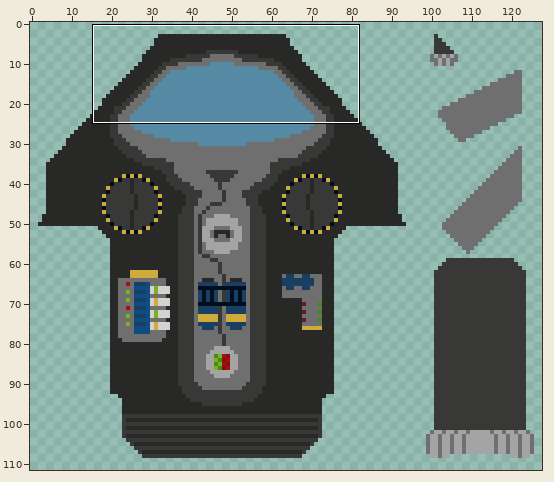
Two versions of one sprite sheet, Assets/Ships/NorikerMKI/NorikerMKI.png. Above, an overview of the earlier version with the close-up marked.
Close-up. As it was:
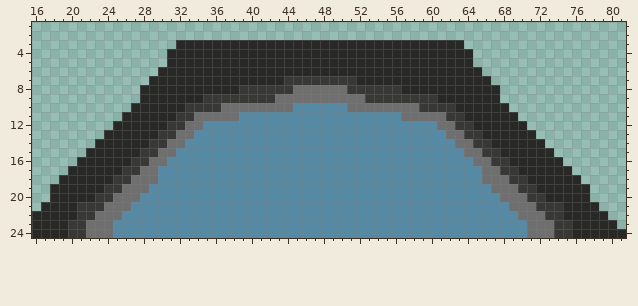
The file is 128x112 pixels. Shown: x 16..81, y 1..24.
Now the later version:
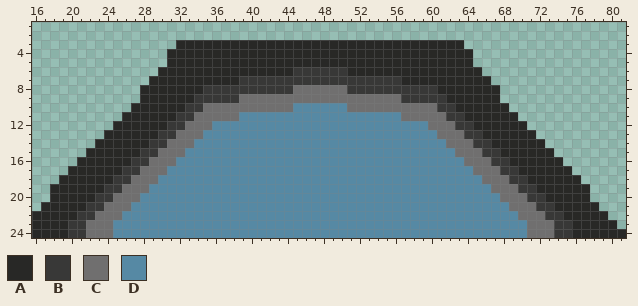
Palette (. is transparent): A #282826  B #383837  C #706f6f  D #5689a4
From old to new:
y 6: x 45..50 AAAAAA -> BBBBBB
y 7: x 39..43 AAAAA -> BBBBB; x 52..56 AAAAA -> BBBBB
y 8: x 35..38 AAAA -> BBBB; x 57..60 AAAA -> BBBB
y 9: x 34 A -> B; x 39..42 BBBB -> CCCC; x 53..56 BBBB -> CCCC; x 61 A -> B
y 10: x 35..36 BB -> CC; x 59..60 BB -> CC
y 12: x 35 D -> C; x 60 D -> C
y 13: x 34 D -> C; x 61 D -> C
y 14: x 33 D -> C; x 62 D -> C
y 15: x 32 D -> C; x 63 D -> C
y 16: x 31 D -> C; x 64 D -> C
y 17: x 30 D -> C; x 65 D -> C
y 21: x 21 B -> A; x 74 B -> A
Boxes around the changes in both close-ups, in picture pixels (x1, y1, x2, y2):
changed: (158, 67, 482, 175)
changed: (77, 202, 86, 211)
changed: (554, 202, 563, 211)
